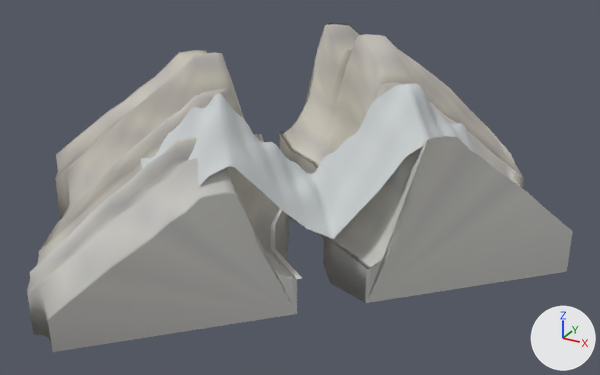
Two versions of the glTF model assets/env010/gorge-strata-v1.glb, one commit apart.
Both versions are drawn from a camera (50 mm lens) standing at (336.0, -555.0, 112.0) and looking at (79.0, -88.0, -121.0). Arrows for +X, +Y and +Z are at lower right; the lights stay in place. The first picture is the older version.

The first picture shows 'front_buttress', 'middle_terraces', 'pale_horizon' and 1 more.
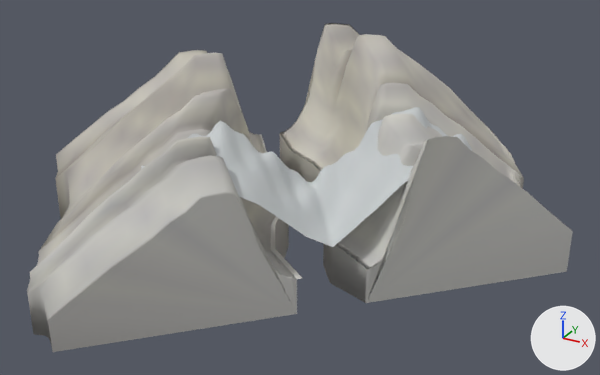
The edits, one by one:
me_pale_horizon is used by ob_pale_horizon; location (0.0, 0.0, 0.0).
me_pale_horizon had 1155 vertices, 2128 faces and spanned x 15.0..205.0, y -205.0..-15.0, z -134.0..-42.0.
me_pale_horizon now has 1155 vertices, 2128 faces and spans x 15.0..205.0, y -205.0..-15.0, z -140.0..-61.0.
me_pale_horizon part 1: 1155 of 1155 vertices moved; they spanned x 15.0..205.0, y -205.0..-15.0, z -134.0..-42.0 and now span x 15.0..205.0, y -205.0..-15.0, z -140.0..-61.0; mean shift (0.0, 0.0, -11.0).

Pixel boxes [x1, y1, x2, y2] of what changed, in the pictures (600 x 375 px):
'pale_horizon', reshaped (10% shorter)
    before: [141, 83, 476, 239]
    after: [141, 107, 472, 247]
